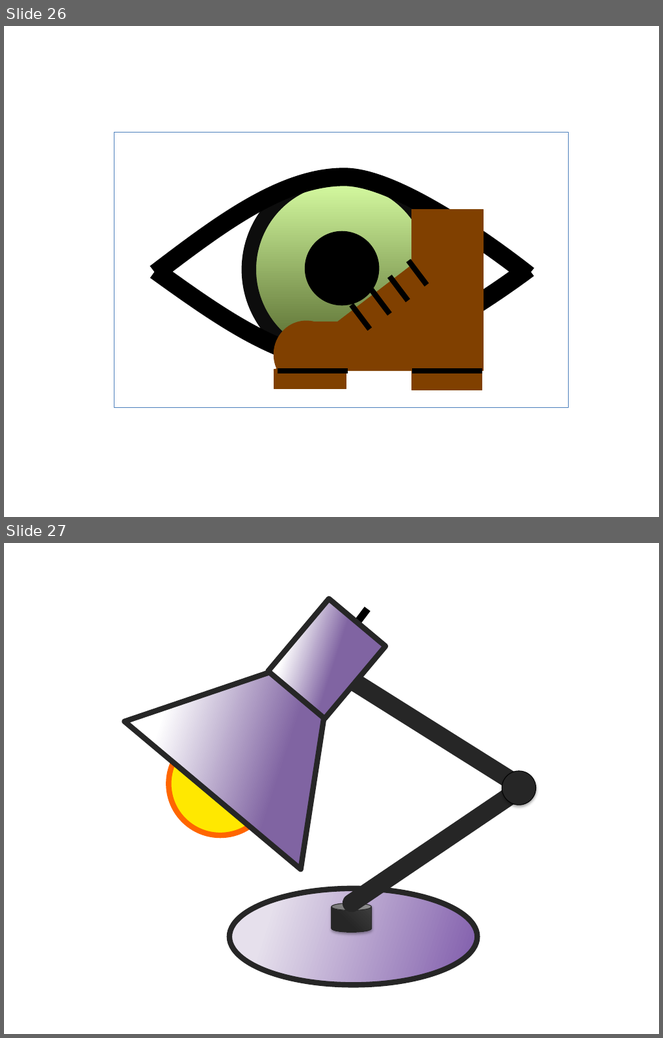
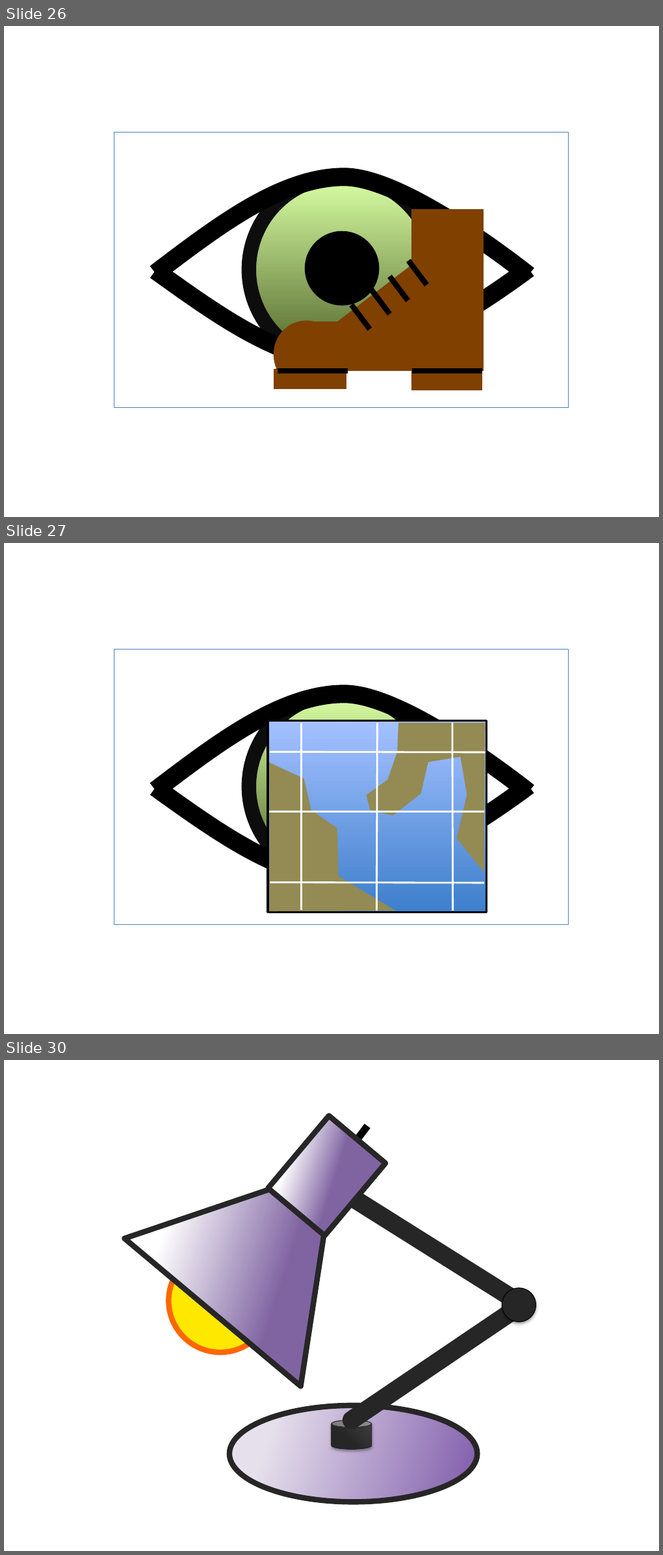
Before and after one commit to nasa/DERT, a slide deck: dert/doc/Icons.pptx. Shown one above the other, each under a label of ours: slides 26 and 27 before the commit, slides 26, 27 and 30 after it; the slides between them are not shown. The pictures are 663x1038 and 663x1555 pixels, drawn with LibreOffice and Linux fonts; fonts in the diff are those of the drawing. Boxes give left, top, right and bottom in pixels: in the first picture for what was removed or moved away, otherwise in the second. Text is boxed around its words. In the diff, an @@ line names an element or a change of style, - is before the commit and + after.

```diff
--- a/dert/doc/Icons.pptx
+++ b/dert/doc/Icons.pptx
@@ slide 27 added at (4,543,659,1034), background #FFFFFF @@
@@ rectangle added at (114,649,570,925), outline #4B7EBC 0.75 pt @@
@@ freeform shape added at (155,694,528,793), outline #000000 20 pt @@
@@ ellipse added at (249,694,435,880), fill gradient #4F6228 to #DAFFA5, outline #0D0D0D 16 pt @@
@@ rectangle added at (268,720,487,913), fill gradient #3F80CE to #A4C4FF, outline #000000 2.25 pt @@
@@ line added from (302, 722) to (302, 910), #FFFFFF 2 pt @@
@@ freeform shape added at (367,723,486,872), fill #948A54, outline #948A54 0.75 pt @@
@@ line added from (378, 723) to (377, 911), #FFFFFF 2 pt @@
@@ line added from (452, 722) to (452, 911), #FFFFFF 2 pt @@
@@ line added from (269, 752) to (486, 753), #FFFFFF 2 pt @@
@@ ellipse added at (306,749,380,823), fill #000000, outline #000000 0.75 pt @@
@@ freeform shape added at (270,763,395,911), fill #948A54, outline #948A54 0.75 pt @@
@@ freeform shape added at (155,786,528,879), outline #000000 20 pt @@
@@ line added from (269, 811) to (484, 811), #FFFFFF 2 pt @@
@@ line added from (270, 882) to (484, 883), #FFFFFF 2 pt @@
@@ what was slide 27 is now slide 30 @@
```
Also in this commit, not shown: 2 other slides added, 13 other files.
